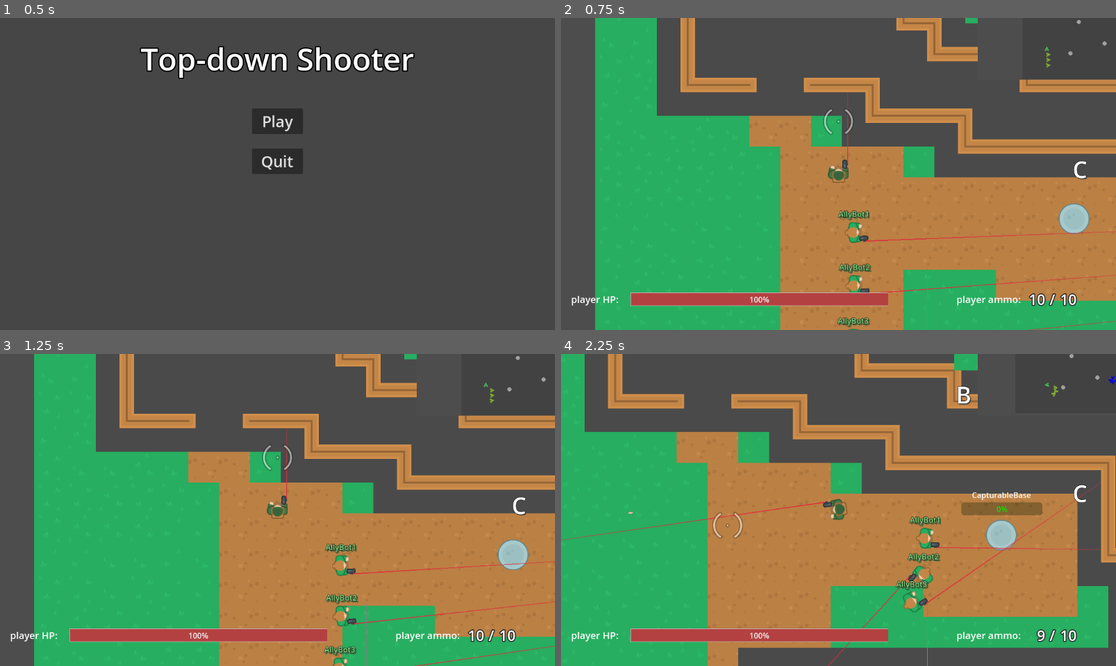
Above: before the commit, frames 1-4 (two rows, left to right).
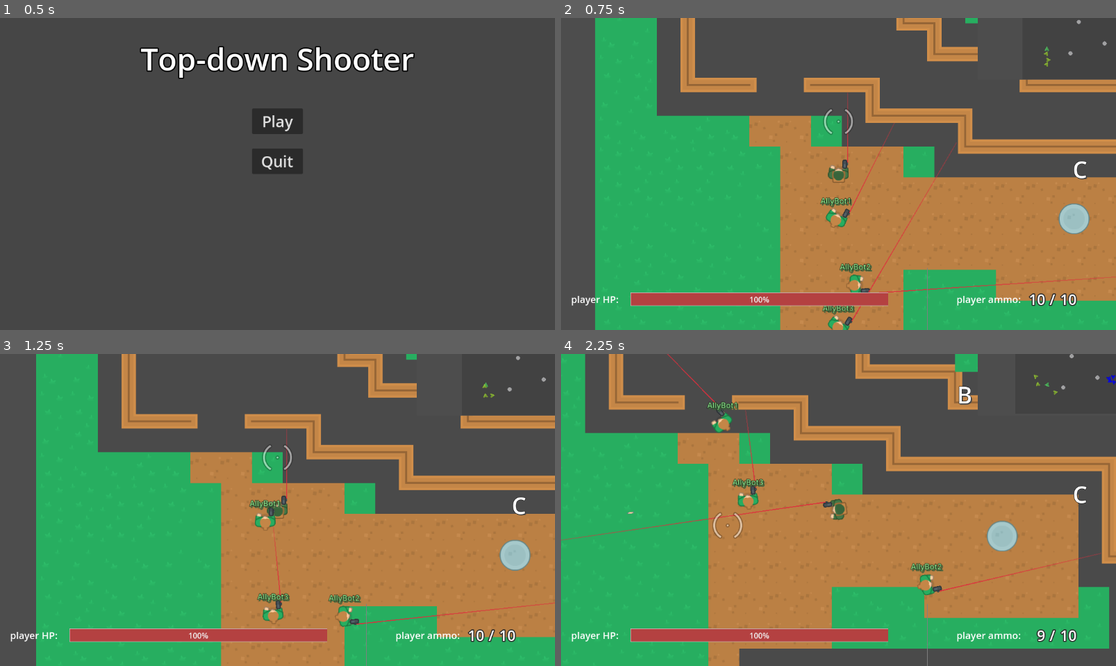
Above: after the commit, the same moments.

Repository: ZeromaXHe/MyGitRepository
Game: Godot game, scene res://scenes/main_menu_screen.tscn
Same seed, same stepped clock (60 frames per second), same inputs: the game is played once before the commit and once after it.
Inputs (mouse positions are in pixels of both pictures, inside the frame that each line leads up to):
- Up to frame 1 (0.5 s): no input
- Up to frame 2 (0.75 s): click "Play" at 0.5 s
- Up to frame 3 (1.25 s): no input
- Up to frame 4 (2.25 s): tap Enter at 1.25 s; move the mouse to (777, 388) at 1.27 s; press the mouse at (777, 388) at 1.28 s; hold D (right) 1.28-2.03 s; move the mouse to (727, 525) at 2.02 s; release the mouse at (727, 525) at 2.03 s; hold S (down) from 2.03 s (still down); click (727, 525) at 2.1 s

Frame 1 is identical in both runs. In frame 2, 1.6% of the frame differs, in the area x 46-100%, y 10-100%; in frame 3, 4.7%; in frame 4, 6.7%, in the area x 4-100%, y 0-100%.

Commit message:
refactor(GodotDemo): GodotProjects 俯视角射击游戏 - 一次失败的 AI 自选目标基地，且避免穿墙透视的逻辑重构 目前暴露出 AI 逻辑、导航逻辑、重生逻辑、角色逻辑乱成一坨的问题，导致修改 AI 逻辑的过程涉及过多内容，这次的实现较为失败。后续急需使用设计模式进行整体架构的重构

Diff:
--- a/GodotDemo/GodotProjects/scenes/actor.tscn
+++ b/GodotDemo/GodotProjects/scenes/actor.tscn
@@ -37,3 +37,7 @@
 
 [node name="Pistol" parent="WeaponManager" instance=ExtResource("5_175d1")]
 visible = false
+
+[node name="TargetShootRay" type="RayCast2D" parent="."]
+enabled = false
+target_position = Vector2(100, 0)
--- a/GodotDemo/GodotProjects/scenes/gui.tscn
+++ b/GodotDemo/GodotProjects/scenes/gui.tscn
@@ -114,7 +114,7 @@
 
 [node name="SubViewport" type="SubViewport" parent="Rows/TopRow/SubViewportContainer"]
 handle_input_locally = false
-size = Vector2i(287, 128)
+size = Vector2i(2, 2)
 render_target_update_mode = 4
 
 [node name="MiniMap" parent="Rows/TopRow/SubViewportContainer/SubViewport" instance=ExtResource("3_q2fbp")]
--- a/GodotDemo/GodotProjects/scenes/main.tscn
+++ b/GodotDemo/GodotProjects/scenes/main.tscn
@@ -962,7 +962,6 @@
 unit_scene = ExtResource("5_gi44o")
 
 [node name="EnemyMapAI" parent="." instance=ExtResource("6_sp66p")]
-base_capture_start_order = 1
 team_side = 2
 unit_scene = ExtResource("4_eaets")
 
--- a/GodotDemo/GodotProjects/scripts/actor.gd
+++ b/GodotDemo/GodotProjects/scripts/actor.gd
@@ -10,6 +10,7 @@
 @onready var team: Team = $Team
 @onready var actor_ui_rmt_txfm: RemoteTransform2D = $ActorUiRmtTxfm2D
 @onready var body_img: Sprite2D = $BodyImg
+@onready var target_shoot_ray: RayCast2D = $TargetShootRay
 
 var name_label_node2d: Node2D = null
 
@@ -25,12 +26,33 @@
 	return team.character == Team.Character.PLAYER
 
 
-func respawn(respawn_point: Node2D, target_base: CapturableBase):
+func can_shoot(target: Actor) -> bool:
+	return true
+#	target_shoot_ray.enabled = true
+#	# target_position 是局部坐标？
+#	target_shoot_ray.target_position = target.global_position - global_position
+#	target_shoot_ray.force_raycast_update()
+#	# 目前 Actor 半径大概在 25 左右，如果碰撞点在范围外，说明中间有碰撞体
+#	# FIXME: 之后应该用枪口射线去判断才对
+#	var result = target_shoot_ray.get_collision_point().distance_to(target.global_position) < 30
+#	target_shoot_ray.enabled = false
+#	return result
+
+
+func respawn(respawn_point: Node2D):
 	global_position = respawn_point.global_position
 	# 重置血量和弹药
 	health.hp = health.max_health
 	weapon_manager.reset_to_max_ammo()
-	set_ai_advance_to(target_base)
+	if ai != null:
+		# 刷新目标敌人
+		ai.refresh_targets()
+		# 先考虑前进
+		ai.set_state(AI.State.ADVANCE)
+
+
+func set_unit_bases(capturable_bases: Array):
+	ai.init_bases(capturable_bases)
 
 
 func set_name_label_node2d(name_label_node2d: Node2D):
@@ -38,10 +60,9 @@
 	self.actor_ui_rmt_txfm.remote_path = name_label_node2d.get_path()
 
 
-func set_ai_advance_to(target_base: CapturableBase):
-	if target_base != null and ai != null:
-		# 不要等待方法执行，防止被阻塞
-		ai.advance_to.call_deferred(target_base)
+func handle_base_captured(base: CapturableBase):
+	if ai != null:
+		ai.handle_base_captured(base)
 
 
 func rotate_toward(location: Vector2) -> float:
--- a/GodotDemo/GodotProjects/scripts/ai.gd
+++ b/GodotDemo/GodotProjects/scripts/ai.gd
@@ -1,13 +1,12 @@
 extends Node2D
 class_name AI
-
-signal state_changed(state: State)
 
 enum State {
 	IDLE,
 	PATROL,
 	ENGAGE,
 	ADVANCE,
+	CAPTURING,
 }
 
 @export var patrol_range: int = 200
@@ -19,13 +18,14 @@
 var state: State = State.IDLE:
 	set = set_state
 var actor: Actor = null
-var target: CharacterBody2D = null
+var targets: Array[Actor] = []
 
 # 巡逻状态使用
 var origin: Vector2 = Vector2.ZERO
 
 # 前进状态使用
-var next_base_position: Vector2 = Vector2.ZERO
+var bases: Array = []
+var advancing_base_idx: int = -1
 
 
 func _ready():
@@ -47,12 +47,30 @@
 	set_navigation_target(actor.global_position)
 
 
+func init_bases(new_bases: Array):
+	bases.append_array(new_bases)
+	set_state(State.ADVANCE)
+
+
 func set_navigation_target(navigation_target: Vector2):
 	navigation_agent.target_position = navigation_target
 
 
+func refresh_targets():
+	targets.clear()
+	for body in detection_zone.get_overlapping_bodies():
+		_on_detection_zone_body_entered(body)
+
+
 func _physics_process(_delta):
-	# ai 的物理循环逻辑
+	# AI 角色死亡时不进行处理
+	if actor.health.hp == 0:
+		return
+	if state != State.ENGAGE and targets.size() > 0:
+		for target in targets:
+			if actor.can_shoot(target):
+				set_state(State.ENGAGE)
+				return
 	match state:
 		State.PATROL:
 			if not navigation_agent.is_navigation_finished():
@@ -64,24 +82,42 @@
 				# 防止重复启动巡逻计时器
 				patrol_timer.start()
 		State.ENGAGE:
-			if target != null and actor.weapon_manager.current_weapon != null:
-				var angle_to_target = actor.rotate_toward(target.global_position)
-#				print("sin: ", sin(0.5 * (actor.rotation - angle_to_target)))
-
-				# lerp_angle 貌似会让 actor.rotation 超过上限 PI 和下限 -PI
-				# 所以这里用 sin(0.5x) 替代 x 来实现原教程类似的效果
-				# 使得目标进入一定角度时开枪
-				if abs(sin(0.5 * (actor.rotation - angle_to_target))) < 0.08:
-					actor.weapon_manager.shoot()
+			if targets.size() > 0:
+				engage_targets()
 			else:
-				print("engaged, but no weapon/target found")
+				printerr("engaged, but no target found")
+				set_state(State.ADVANCE)
 		State.ADVANCE:
 			if navigation_agent.is_navigation_finished():
 				set_state(State.PATROL)
 			else:
 				navigation_move()
 		_:
-			print("Error: a unexpected state")
+			printerr("Error: a unexpected state")
+
+
+func engage_targets():
+	while targets.size() > 0 and targets[0].health.hp == 0:
+		targets.pop_front()
+	if targets.size() == 0:
+		# 所有敌人均被击杀，继续前进
+		set_state(State.ADVANCE)
+		return
+	for target in targets:
+		if not actor.can_shoot(target):
+			continue
+		var angle_to_target = actor.rotate_toward(target.global_position)
+		# print("sin: ", sin(0.5 * (actor.rotation - angle_to_target)))
+
+		# lerp_angle 貌似会让 actor.rotation 超过上限 PI 和下限 -PI
+		# 所以这里用 sin(0.5x) 替代 x 来实现原教程类似的效果
+		# 使得目标进入一定角度时开枪
+		if abs(sin(0.5 * (actor.rotation - angle_to_target))) < 0.08:
+			actor.weapon_manager.shoot()
+		return
+	# 走到这里的逻辑，那说明没有找到可以射击的目标，那就继续前进
+	print(actor.name, " has no shootable target")
+	set_state(State.ADVANCE)
 
 
 func navigation_move():
@@ -99,14 +135,42 @@
 	self.actor = actor
 
 
+func handle_base_captured(base: CapturableBase):
+	# 如果 AI 当前正在前往的基地已经被友方占领，选择一个新的基地作为目标
+	if actor.health.hp > 0 and state == State.ADVANCE \
+			and bases[advancing_base_idx] == base \
+			and base.team.side == actor.team.side:
+		choose_new_advancing_base()
+
+
+func choose_new_advancing_base():
+	var target_bases = bases.filter(func(b): return b.team.side != actor.team.side)
+	print(actor.name, " choose advance, bases: ", bases.size(), " target_bases: ", target_bases.size())
+	# 没有可供占领的基地了，开始巡逻
+	if target_bases.size() == 0:
+		set_state(State.PATROL)
+	else:
+		# 按距离排序
+		target_bases.sort_custom(func(a, b): actor.global_position.distance_to(a.global_position) < \
+				actor.global_position.distance_to(b.global_position))
+		# 默认找最近的基地作为目标
+		var target_base = target_bases[0]
+		if target_bases.size() > 1 and randf_range(0, 1) < 0.3:
+			# 40% 的概率去其他基地点找点乐子
+			target_base = target_bases[randi_range(1, target_bases.size() - 1)]
+		advancing_base_idx = bases.find(target_base)
+		# 防止第一次初始化的时候阻塞
+		advance_to.call_deferred(target_base.global_position)
+
+
 ## 需要等待下一个物理循环，否则导航可能设置不上？
-func advance_to(target_base: CapturableBase):
+func advance_to(global_posi: Vector2):
+	if get_tree() == null:
+		printerr(actor.name, " not in scene tree!")
+		return
 	await get_tree().physics_frame
-
-	next_base_position = target_base.global_position
-	# 避免在前进状态下再次收到新的前进指令时不更新目标
-	set_navigation_target(next_base_position)
-	set_state(State.ADVANCE)
+	# 更新前进目标
+	set_navigation_target(global_posi)
 
 
 func set_state(new_state: State):
@@ -114,29 +178,39 @@
 		return
 
 	if new_state == State.PATROL:
-		origin = global_position
 		patrol_timer.start()
-		set_navigation_target(origin)
+		if origin != global_position:
+			set_navigation_target(global_position)
+			origin = global_position
 	else:
 		patrol_timer.stop()
 
+	# 因为 choose_new_advancing_base() 中可能改变状态，所以这里先设值
+	state = new_state
+
 	if new_state == State.ADVANCE:
-		set_navigation_target(next_base_position)
-
-	state = new_state
-	state_changed.emit(new_state)
+		choose_new_advancing_base()
 
 
 func _on_detection_zone_body_entered(body: Node):
 	if body.has_method("get_team_side") and body.get_team_side() != actor.team.side:
-		set_state(State.ENGAGE)
-		target = body
+		var shootable = actor.can_shoot(body)
+		print(actor.name, " find a target, shootable: ", shootable)
+		targets.append(body as Actor)
+		if shootable:
+			set_state(State.ENGAGE)
 
 
 func _on_detection_zone_body_exited(body):
-	if target and body == target:
+	if not body.has_method("get_team_side") or body.get_team_side() == actor.team.side:
+		return
+	var idx = targets.find(body)
+	if idx == -1:
+		printerr(actor.name, " target not in array, but exited zone")
+		return
+	targets.remove_at(idx)
+	if targets.size() == 0:
 		set_state(State.ADVANCE)
-		target = null
 
 
 func _on_patrol_timer_timeout():
--- a/GodotDemo/GodotProjects/scripts/map_ai.gd
+++ b/GodotDemo/GodotProjects/scripts/map_ai.gd
@@ -5,14 +5,8 @@
 signal unit_spawned(actor: Actor)
 signal player_inited(player: Player)
 
-enum BaseCaptureStartOrder {
-	FIRST,
-	LAST,
-}
-
 const player = preload("res://scenes/player.tscn")
 
-@export var base_capture_start_order: BaseCaptureStartOrder
 @export var team_side: Team.Side
 @export var unit_scene: PackedScene = null
 @export var max_units_alive: int = 4
@@ -21,7 +15,6 @@
 @onready var unit_container = $UnitContainer
 @onready var respawn_timer: Timer = $RespawnTimer
 
-var target_base: CapturableBase = null
 var capturable_bases: Array = []
 var respawn_points: Array = []
 var respawn_idx: int = 0
@@ -37,6 +30,7 @@
 	team.side = team_side
 
 	self.respawn_points = respawn_points
+	self.capturable_bases = capturable_bases
 	# 初始化单位
 	for i in range(respawn_points.size()):
 		# 我方单位的第一个重生点生成玩家
@@ -44,12 +38,9 @@
 			init_player()
 		else:
 			init_ai_unit()
-	self.capturable_bases = capturable_bases
 
 	for base in capturable_bases:
 		(base as CapturableBase).base_captured.connect(handle_base_captured)
-
-	check_for_capturable_bases()
 
 
 func init_player():
@@ -66,6 +57,9 @@
 	unit_instance.name = get_actor_name_prefix(team.side) + "Bot" + str(respawn_idx)
 	actor_map[unit_instance] = respawn_idx
 	respawn_unit(unit_instance)
+	# TODO: 现在这个初始化逻辑乱得跟坨什么样的，得看下 Godot 的类型生命周期考虑一下如何重构
+	# 目前 respawn_unit 的时候 ai 设置前进状态会失败(还没有 bases)，靠这里配置 bases 的时候再触发一次
+	unit_instance.set_unit_bases(capturable_bases)
 
 
 func get_actor_name_prefix(side: Team.Side) -> String:
@@ -79,30 +73,12 @@
 
 
 func handle_base_captured(base: CapturableBase):
-	check_for_capturable_bases()
+	notify_base_captured_to_units(base)
 
 
-func check_for_capturable_bases():
-	target_base = get_next_capturable_base()
-	if target_base != null:
-		assign_next_capturable_base_to_units()
-
-
-func get_next_capturable_base() -> CapturableBase:
-	var list_of_bases = range(capturable_bases.size())
-	if base_capture_start_order == BaseCaptureStartOrder.LAST:
-		list_of_bases = range(capturable_bases.size() - 1, -1, -1)
-	for i in list_of_bases:
-		var base: CapturableBase = capturable_bases[i]
-		if team.side != base.team.side:
-			print("Assigning team %d to capture base %d" % [team.side, i])
-			return base
-	return null
-
-
-func assign_next_capturable_base_to_units():
+func notify_base_captured_to_units(base: CapturableBase):
 	for unit in unit_container.get_children():
-		unit.set_ai_advance_to(target_base)
+		unit.handle_base_captured(base)
 
 
 func handle_actor_killed(killed: Actor, killer: Actor):
@@ -121,8 +97,7 @@
 
 func respawn_unit(unit_instance: Actor):
 	unit_container.add_child(unit_instance)
-	# _ready() 是在进入场景树时调用，所以必须 add_child() 之后才会初始化 actor 的 ai
-	unit_instance.respawn(respawn_points[respawn_idx], target_base)
+	unit_instance.respawn(respawn_points[respawn_idx])
 	unit_spawned.emit(unit_instance)
 
 	# FIXME: 现在不会校验重生点是否有单位没走开
